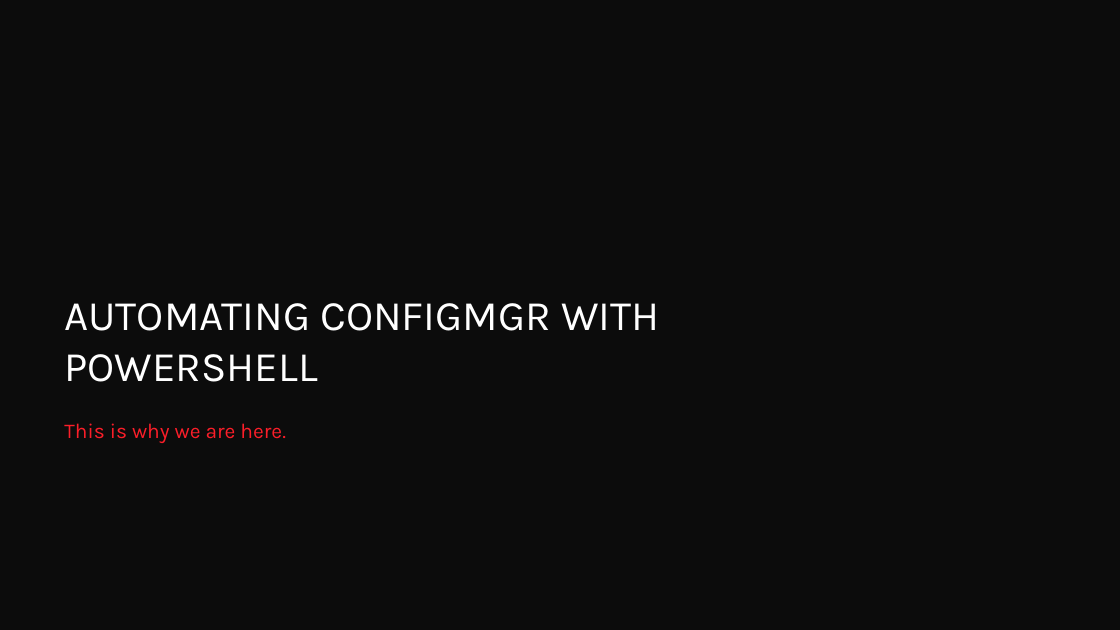
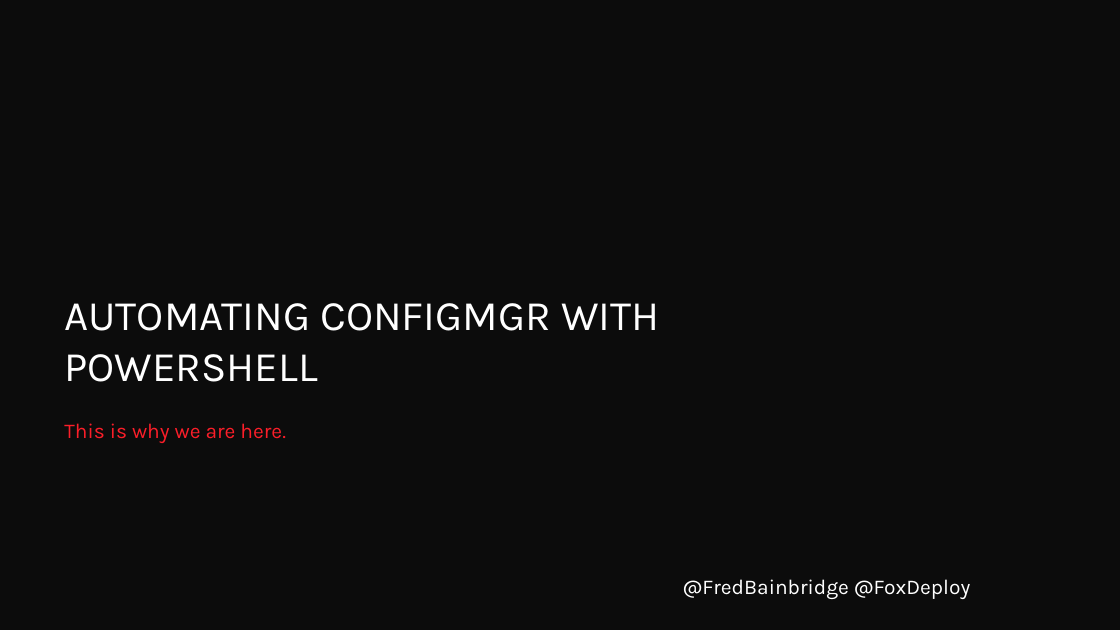
Before and after one commit to fredbainbridge/mms2019ConfigMgrPowershellDemos, a slide deck: slide 14 of MMS2019 - Configmgr and PowerShell the essentials.pptx. Drawn at 1120x630 pixels with LibreOffice and Linux fonts; fonts in the diff are those of the drawing; background and template pictures are left out. Boxes give left, top, right and bottom in pixels: in the first picture for what was removed or moved away, otherwise in the second. Text is boxed around its words. In the diff, an @@ line names an element or a change of style, - is before the commit and + after.

```diff
--- a/MMS2019 - Configmgr and PowerShell the essentials.pptx
+++ b/MMS2019 - Configmgr and PowerShell the essentials.pptx
@@ text added at box(683, 579, 970, 599), 18 pt, text #FFFFFF @@
+@FredBainbridge @FoxDeploy
```
Also in this commit, not shown: 5 other slides changed, 1 slide added, 1 slide removed.
